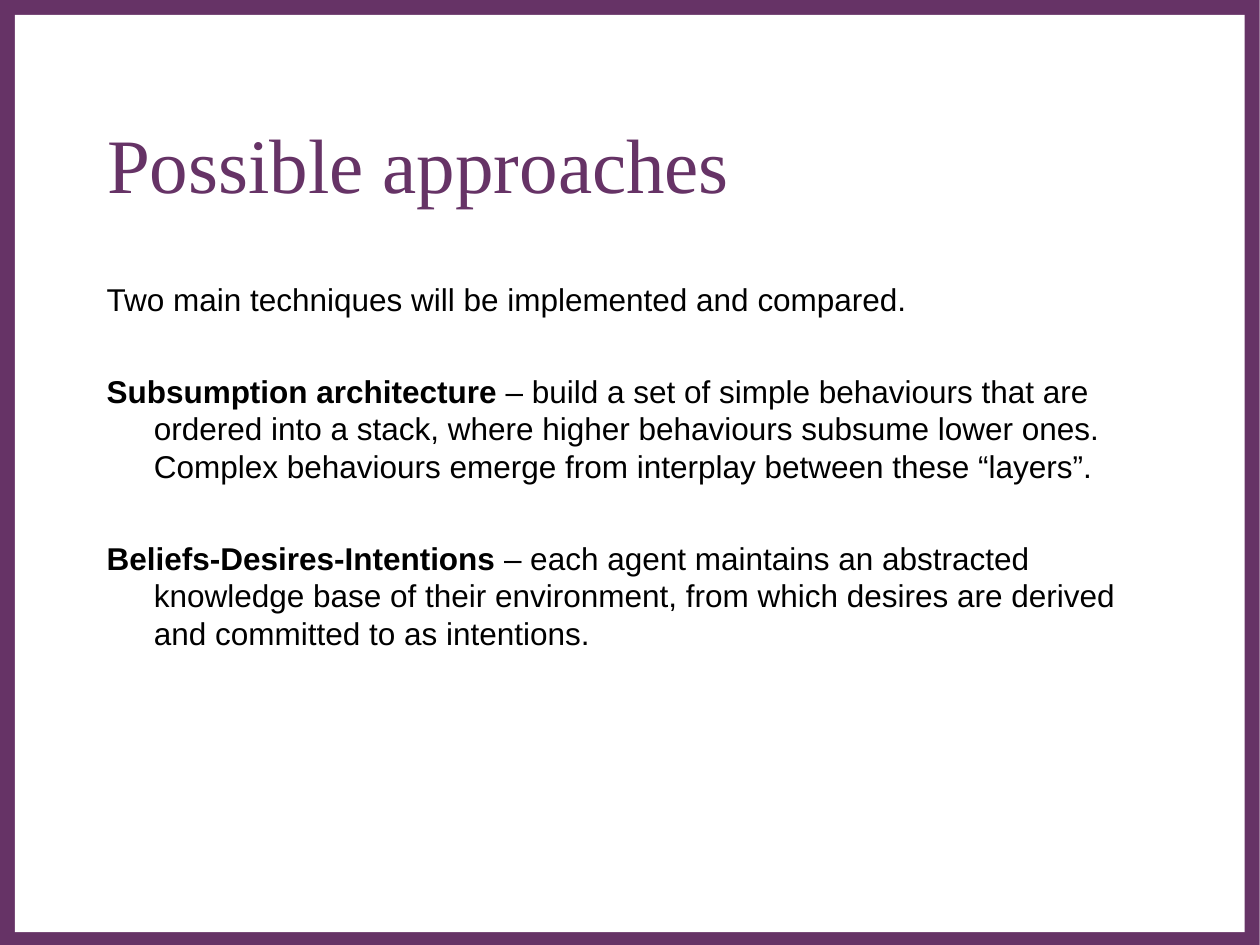
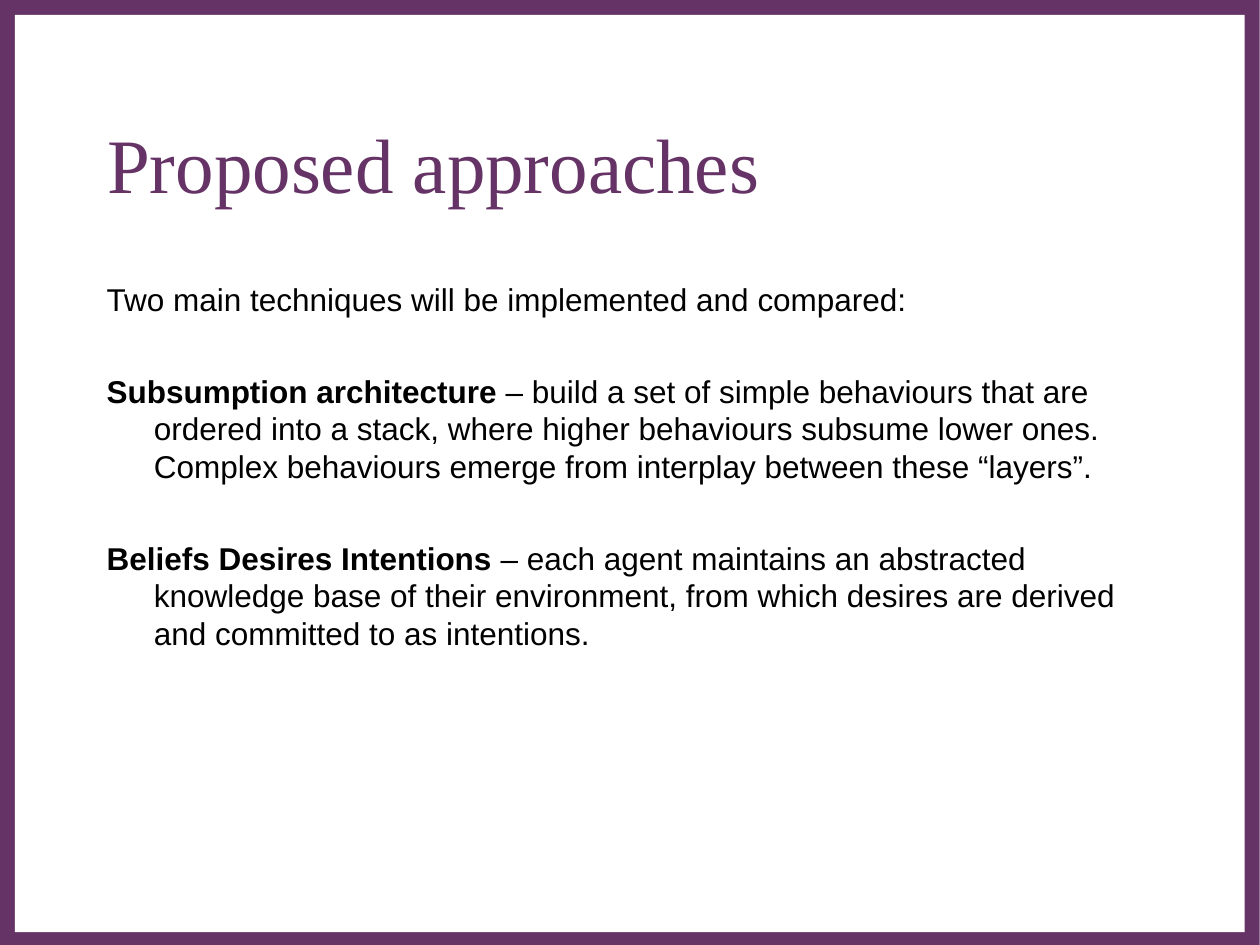
Before and after one commit to Metapyziks/Zombles, a slide deck: slide 7 of Documents/Presentation/zombles.ppt. Drawn at 1260x945 pixels with LibreOffice and Linux fonts; fonts in the diff are those of the drawing; background and template pictures are left out. Boxes give left, top, right and bottom in pixels: in the first picture for what was removed or moved away, otherwise in the second. Text is boxed around its words. In the diff, an @@ line names an element or a change of style, - is before the commit and + after.

```diff
--- a/Documents/Presentation/zombles.ppt
+++ b/Documents/Presentation/zombles.ppt
@@ title at (x1=107, y1=139, x2=759, y2=208): text changed @@
-Possible approaches
+Proposed approaches
@@ text at (x1=107, y1=288, x2=907, y2=317): text changed @@
-Two main techniques will be implemented and compared.
+Two main techniques will be implemented and compared:
@@ text at (x1=107, y1=547, x2=1114, y2=646): text changed @@
-Beliefs-Desires-Intentions – each agent maintains an abstracted knowledge base of their environment, from which desires are derived and committed to as intentions.
+Beliefs Desires Intentions – each agent maintains an abstracted knowledge base of their environment, from which desires are derived and committed to as intentions.
```
Also in this commit, not shown: 1 other slide changed, 1 slide added.
